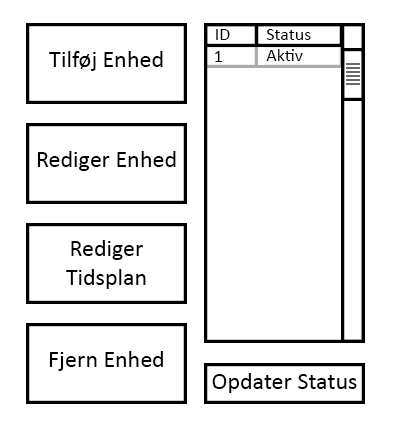
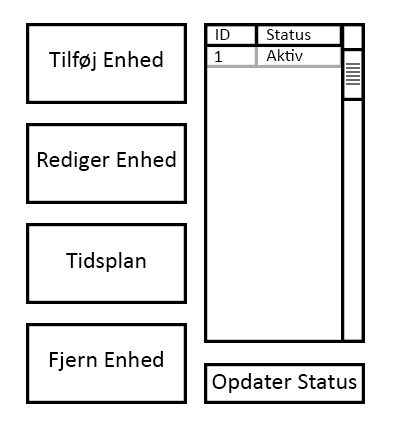
Layer changes from the first w=398, h=428 image to the second:
renamed "Rediger Tidsplan" to "Tidsplan", painted on it over [66, 240, 146, 289]
